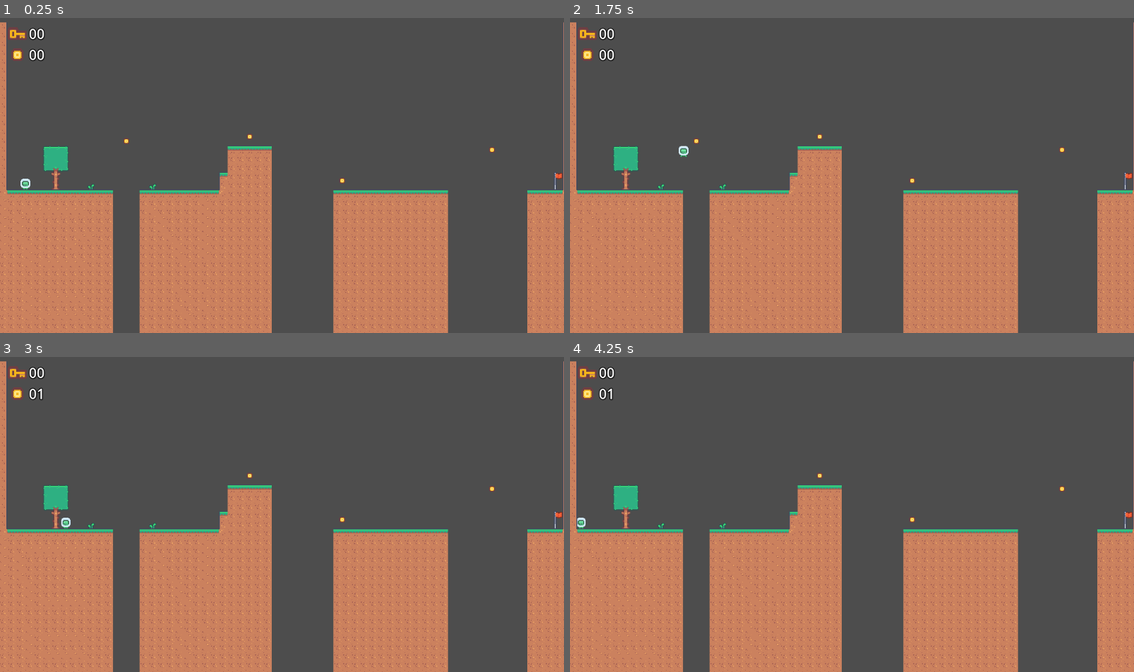
Above: before the commit, frames 1-4 (two rows, left to right).
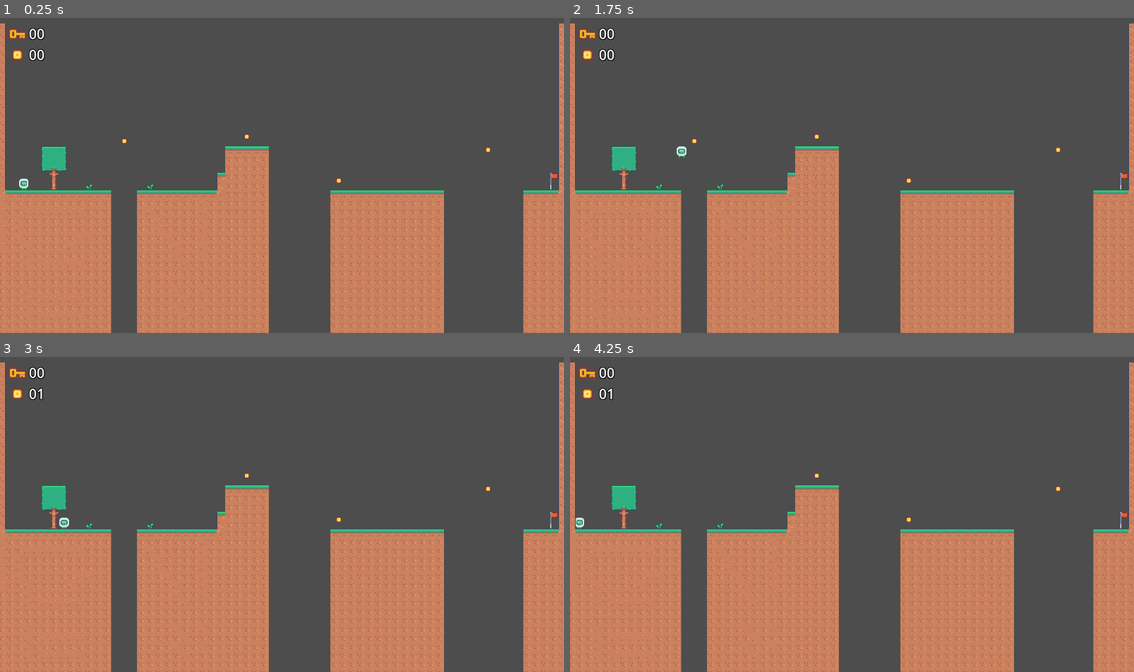
Above: after the commit, the same moments.

Repository: Ruellia42/eus2425
Game: Godot game, scene res://lessons/lesson2/level01.tscn
Two runs of this game, one before a commit and one after it. Both use one fixed random seed, a clock stepped at 60 frames per second and the inputs below. This scene is started directly instead of the project's main scene.
Inputs:
- Up to frame 1 (0.25 s): no input
- Up to frame 2 (1.75 s): tap Enter (ui_accept) at 0.5, 0.77, 1.52 s; hold Right (ui_right) from 0.53 s (still down)
- Up to frame 3 (3 s): release Right (ui_right) at 2.03 s; hold Left (ui_left) from 2.03 s (still down)
- Up to frame 4 (4.25 s): keep holding Left (ui_left); tap Enter (ui_accept) at 3.02, 3.77 s

The runs differ from the first frame. In frame 1, 5.7% of the frame differs, in the area x 0-100%, y 1-100%; in frame 2, 5.8%; in frame 3, 5.7%; in frame 4, 5.7%.

Commit message:
feat: add shortcut to restart button, needs to be pressed instead of button_down to work

Diff:
--- a/lessons/lesson2/level01.tscn
+++ b/lessons/lesson2/level01.tscn
@@ -19,7 +19,8 @@
 position = Vector2(55, 348)
 
 [node name="Camera2D" type="Camera2D" parent="."]
-position = Vector2(579, 330)
+position = Vector2(585, 330)
+zoom = Vector2(0.995, 0.995)
 
 [node name="Environment" type="Node" parent="."]
 
--- a/lessons/lesson2/ui_summary.tscn
+++ b/lessons/lesson2/ui_summary.tscn
@@ -6,12 +6,19 @@
 bg_color = Color(0.286275, 0.286275, 0.286275, 0.454902)
 
 [sub_resource type="SystemFont" id="SystemFont_u2fv2"]
+subpixel_positioning = 0
 
 [sub_resource type="LabelSettings" id="LabelSettings_x8m4y"]
 font = SubResource("SystemFont_u2fv2")
 font_size = 42
 outline_size = 6
 outline_color = Color(0, 0, 0, 1)
+
+[sub_resource type="InputEventAction" id="InputEventAction_cj0tl"]
+action = &"button_click"
+
+[sub_resource type="Shortcut" id="Shortcut_jmhv5"]
+events = [SubResource("InputEventAction_cj0tl")]
 
 [node name="Summary" type="CanvasLayer"]
 script = ExtResource("1_enpyr")
@@ -50,6 +57,7 @@
 layout_mode = 2
 size_flags_horizontal = 4
 size_flags_vertical = 4
+shortcut = SubResource("Shortcut_jmhv5")
 text = "Restart"
 
-[connection signal="button_down" from="CenterContainer/VBoxContainer/ButtonRestart" to="." method="_on_restart_button_down"]
+[connection signal="pressed" from="CenterContainer/VBoxContainer/ButtonRestart" to="." method="_on_restart_button_pressed"]
--- a/project.godot
+++ b/project.godot
@@ -19,6 +19,14 @@
 
 SignalBus="*res://scripts/signal_bus.gd"
 
+[input]
+
+button_click={
+"deadzone": 0.5,
+"events": [Object(InputEventKey,"resource_local_to_scene":false,"resource_name":"","device":-1,"window_id":0,"alt_pressed":false,"shift_pressed":false,"ctrl_pressed":false,"meta_pressed":false,"pressed":false,"keycode":0,"physical_keycode":32,"key_label":0,"unicode":32,"location":0,"echo":false,"script":null)
+]
+}
+
 [rendering]
 
 textures/canvas_textures/default_texture_filter=0
--- a/scripts/ui_summary.gd
+++ b/scripts/ui_summary.gd
@@ -24,5 +24,5 @@
 	visible = true
 	label.text = message
 
-func _on_restart_button_down() -> void:
+func _on_restart_button_pressed() -> void:
 	get_tree().reload_current_scene()
Not shown: 1 places in lessons/lesson2/ui_summary.tscn that only renumber resources
